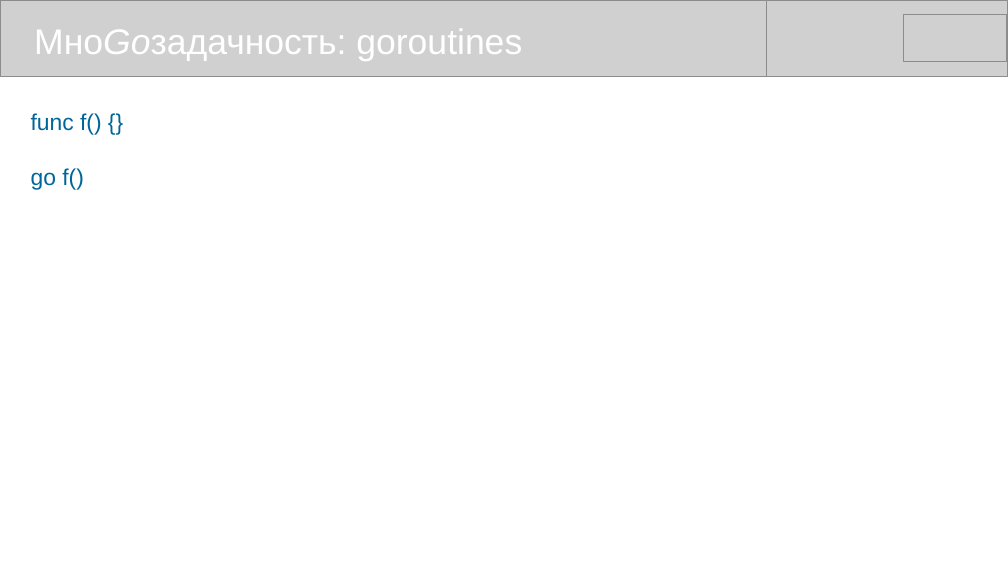
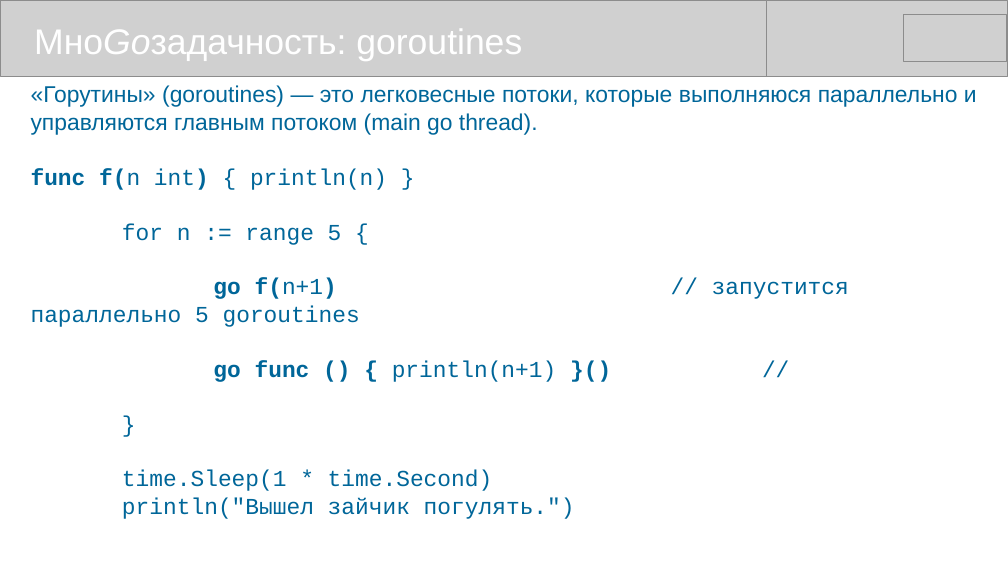
Before and after one commit to mike-shock/Go_language, a slide deck: slide 44 of Go_Review.odp. Drawn at 1008x567 pixels with LibreOffice and Linux fonts; fonts in the diff are those of the drawing; grey boxes stand for pictures. Boxes give left, top, right and bottom in pixels: in the first picture for what was removed or moved away, otherwise in the second. Text is boxed around its words. In the diff, an @@ line names an element or a change of style, - is before the commit and + after.

```diff
--- a/Go_Review.odp
+++ b/Go_Review.odp
@@ text at [31, 85, 977, 519]: text changed; font Arial to Courier New @@
-func f() {}
-go f()
+«Горутины» (goroutines) — это легковесные потоки, которые выполняюся параллельно и управляются главным потоком (main go thread).
+func f(n int) { println(n) }
+for n := range 5 {
+go f(n+1) // запустится параллельно 5 goroutines
+go func () { println(n+1) }() //
+}
+time.Sleep(1 * time.Second)
+println("Вышел зайчик погулять.")
```
Also in this commit, not shown: 4 other slides changed, 1 other file.
